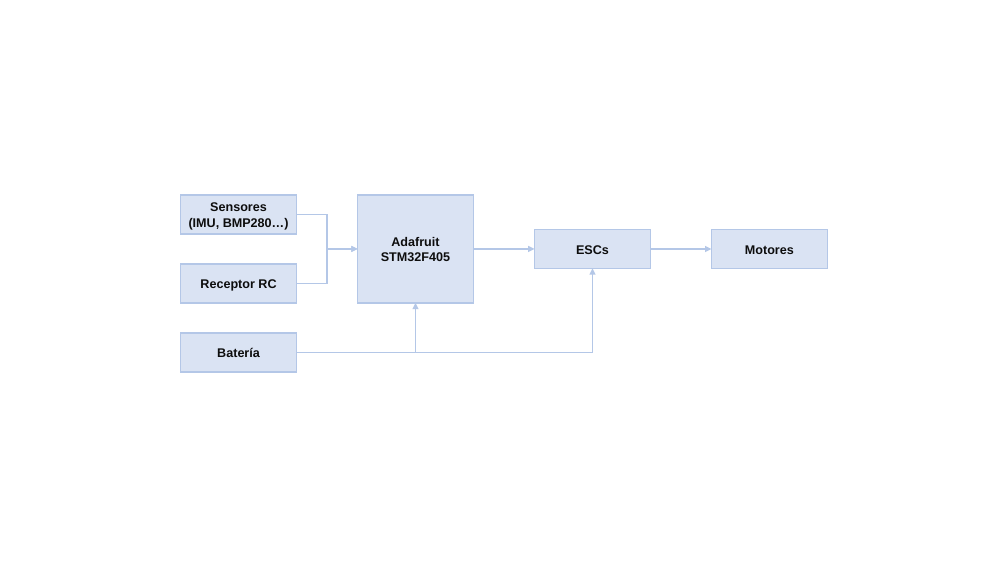
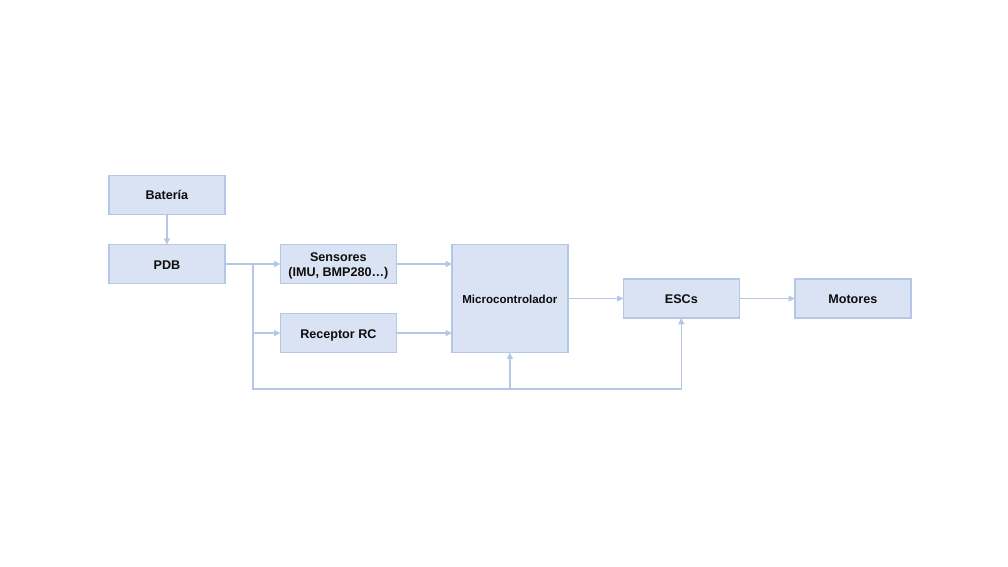
Before and after one commit to leonprietobailo/DroneSTM32F405, a slide deck: slide 1 of doc/schemes.pptx. Drawn at 1008x567 pixels with LibreOffice and Linux fonts; fonts in the diff are those of the drawing. Boxes give left, top, right and bottom in pixels: in the first picture for what was removed or moved away, otherwise in the second. Text is boxed around its words. In the diff, an @@ line names an element or a change of style, - is before the commit and + after.

```diff
--- a/doc/schemes.pptx
+++ b/doc/schemes.pptx
@@ rectangle "Batería": place and size @@
-rectangle "Batería" at (181, 333, 296, 373)
+rectangle "Batería" at (109, 175, 225, 215)
@@ group added at (109, 215, 795, 333): 4 arrows, 1 rectangle @@
+PDB
@@ elbow arrow removed from (296, 215) to (358, 249) @@
@@ elbow arrow moved from (296, 352) - (593, 268) to (225, 264) - (681, 318) @@
@@ elbow arrow moved from (296, 352) - (416, 303) to (225, 264) - (510, 352) @@
@@ elbow arrow moved from (296, 284) - (358, 249) to (225, 264) - (281, 333) @@
@@ rectangle "Sensores": place and size @@
-rectangle "Sensores" at (181, 195, 296, 234)
+rectangle "Sensores" at (281, 244, 396, 284)
@@ arrow moved from (473, 249) - (535, 249) to (396, 264) - (452, 264) @@
@@ rectangle "Microcontrolador": place and size @@
-rectangle "Microcontrolador" at (358, 195, 473, 303)
+rectangle "Microcontrolador" at (452, 244, 568, 352)
@@ text in rectangle at (462, 294, 557, 303): text changed; size 12 to 11 pt @@
-Adafruit
-STM32F405
+Microcontrolador
@@ arrow moved from (650, 249) - (712, 249) to (568, 299) - (624, 299) @@
@@ rectangle "ESCs": place and size @@
-rectangle "ESCs" at (535, 230, 650, 269)
+rectangle "ESCs" at (624, 279, 740, 318)
@@ rectangle "Motores": place and size @@
-rectangle "Motores" at (712, 230, 827, 269)
+rectangle "Motores" at (795, 279, 910, 318)
@@ rectangle "Receptor RC": place and size @@
-rectangle "Receptor RC" at (181, 264, 296, 303)
+rectangle "Receptor RC" at (281, 314, 396, 353)
```
Also in this commit, not shown: 6 other slides changed, 4 other files.
